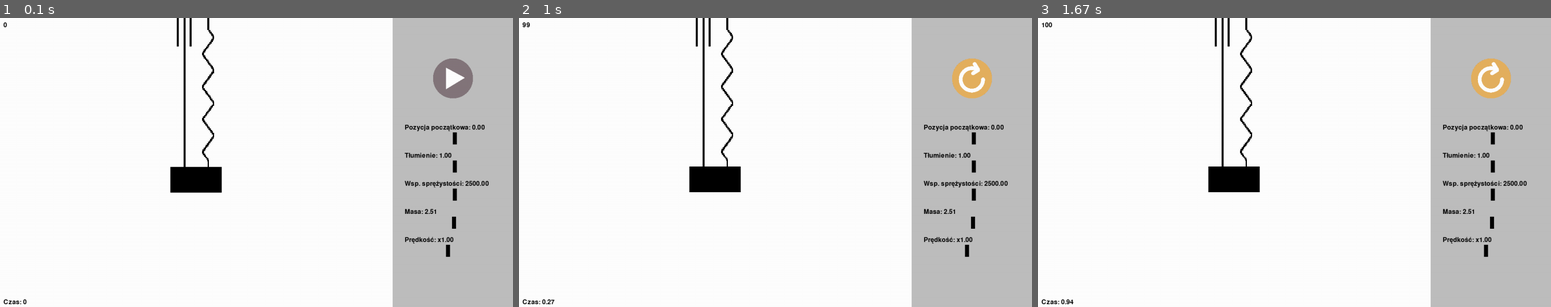
Above: before the commit, frames 1-3 (left to right).
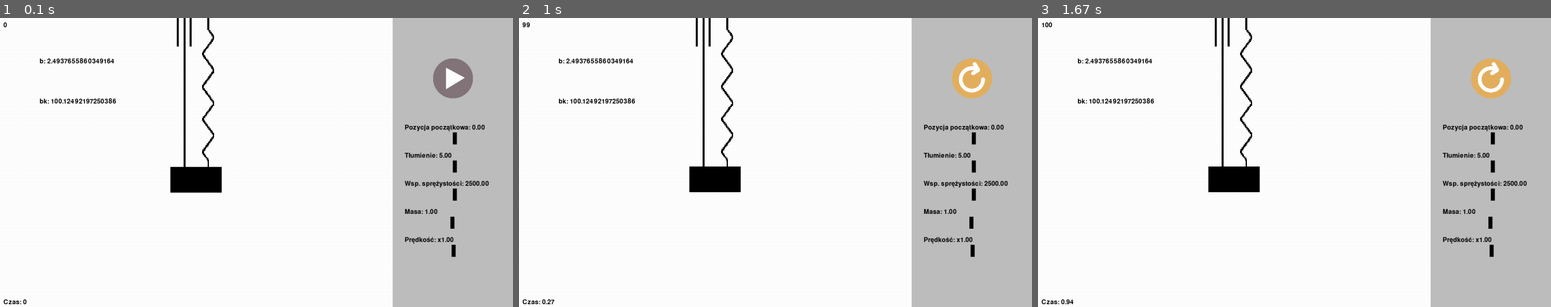
Above: after the commit, the same moments.

Repository: KamilGrundas/Damping_Simulator
Game: pygame game, started from code/main.py
The game is run twice, just before and just after one commit, with the same random seed, the same clock (stepped at 60 frames per second) and the same inputs.
Inputs (mouse positions are in pixels of both pictures, inside the frame that each line leads up to):
- Up to frame 1 (0.1 s): no input
- Up to frame 2 (1 s): click (754, 174) at 0.38 s; click (970, 78) at 0.72 s
- Up to frame 3 (1.67 s): click (1371, 61) at 1.05 s; tap W at 1.33 s

The runs differ from the first frame. In frame 1, 0.5% of the frame differs, in the area x 7-89%, y 13-83%; in frame 2, 0.5%; in frame 3, 0.5%.

Commit message:
Updated physics

Diff:
--- a/code/graph.py
+++ b/code/graph.py
@@ -29,7 +29,7 @@
             self.x,
             self.y,
             marker="o",
-            markersize=1,
+            markersize=0.25,
             markeredgecolor="red",
             markerfacecolor="green",
         )
--- a/code/level.py
+++ b/code/level.py
@@ -38,7 +38,7 @@
             SLIDER_POSITIONS[4],
             self.controls,
             f"{SPEED}: x",
-            0.25,
+            0.05,
             2,
             1,
         )
@@ -47,8 +47,8 @@
             self.controls,
             f"{SUPPRESION_LEVEL}: ",
             0,
-            2,
-            1,
+            10,
+            5,
         )
         self.position_slider = Slider(
             SLIDER_POSITIONS[0],
@@ -71,8 +71,8 @@
             self.controls,
             f"{MASS}: ",
             0.1,
-            5,
-            2.5,
+            2,
+            1,
         )
         self.circle = Circle(
             ((SCREEN_WIDTH - SIDE_MENU_WIDTH) / 2, SCREEN_HEIGHT / 2), self.all_sprites
@@ -117,18 +117,18 @@
         # elif keys[pygame.K_w]:
 
     def text_blit(self, fps):
-        # parameters = self.font.render(
-        #     f"{damped_vibrations_max(self.elasticity_level_slider.k, 1, self.suppression_level_slider.k)[0]}",
-        #     True,
-        #     ("black"),
-        # )
-        # parameters2 = self.font.render(
-        #     f"{damped_vibrations_max(self.elasticity_level_slider.k, 0.1, self.suppression_level_slider.k)[1]}",
-        #     True,
-        #     ("black"),
-        # )
-        # self.display_surface.blit(parameters, (100,100))
-        # self.display_surface.blit(parameters2, (100,200))
+        parameters = self.font.render(
+            f"b: {damped_vibrations_max(self.elasticity_level_slider.k, self.mass_slider.k, self.suppression_level_slider.k)[0]}",
+            True,
+            ("black"),
+        )
+        parameters2 = self.font.render(
+            f"bk: {damped_vibrations_max(self.elasticity_level_slider.k, self.mass_slider.k, self.suppression_level_slider.k)[1]}",
+            True,
+            ("black"),
+        )
+        self.display_surface.blit(parameters, (100,100))
+        self.display_surface.blit(parameters2, (100,200))
         fps_text = self.font.render(f"{fps}", True, ("black"))
         time_text = self.font.render(f"{TIME}: {round(self.time,2)}", True, ("black"))
         self.display_surface.blit(fps_text, (10, 10))
--- a/code/vibrations.py
+++ b/code/vibrations.py
@@ -4,17 +4,19 @@
 
 def damped_vibrations(start_y, t, k, m, n):
     w_0 = math.sqrt(k / m)
-    h = math.sqrt((w_0**2) * ((n**2) / ((n**2) + math.pi**2)))
-    b = 2 * h * m
 
-    w = math.sqrt((w_0**2) - (b / (2 * m)) ** 2)
+    b = n/(2*m)
+
+    try:
+        w = math.sqrt((w_0**2) - (b / (2 * m)) ** 2)
+    except:
+        w = 0
     y = start_y * math.exp((-b / (2 * m)) * t) * math.cos(w * t)
     return y
 
 
 def damped_vibrations_max(k, m, n):
     w_0 = math.sqrt(k / m)
-    h = math.sqrt((w_0**2) * ((n**2) / ((n**2) + math.pi**2)))
-    b = 2 * h * m
+    b = n/(2*m)
     bk = 2 * w_0 * m
     return [b, bk]
--- /dev/null
+++ b/code/vibrations_c.py
@@ -0,0 +1,31 @@
+import math
+from settings import *
+
+
+def damped_vibrations(start_y, t, k, m, n):
+    w_0 = math.sqrt(k / m)
+    b = n / (2*m)
+
+    delta = 4*(b**2) - 4*(w_0**2)
+
+    if delta < 0:
+
+        w = math.sqrt((w_0**2) - (b  ** 2))
+        y = start_y * math.exp(-b * t) * math.cos(w * t)
+    elif delta > 0:
+        a_1 = -b - math.sqrt(b**2 - w_0**2)
+        a_2 = -b + math.sqrt(b**2 - w_0**2)
+        y = start_y * math.exp(a_1 * t) + start_y * math.exp(a_2 * t)
+
+    else:
+        y = 0
+        print("ERROR")
+    return y
+
+
+def damped_vibrations_max(k, m, n):
+    w_0 = math.sqrt(k / m)
+    b = n / (2*m)
+    delta = 4*(b**2) - 4*(w_0**2)
+    bk = b
+    return [b, bk]
